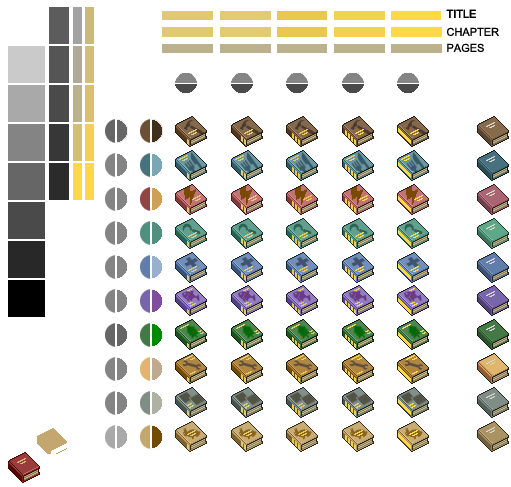
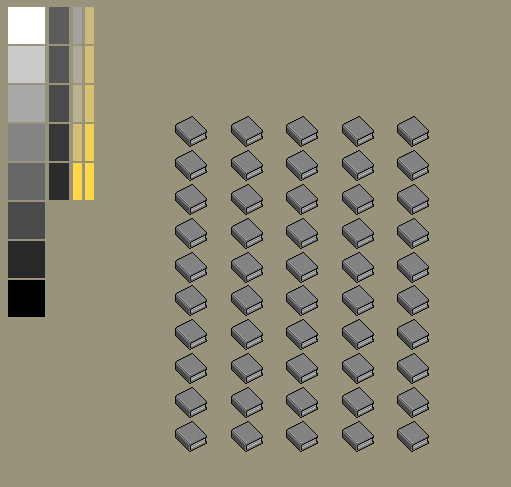
Before/after of a 511 × 487 layered artwork. What changed in the layer stack:
added group "Final Renders" with 1 layers above "borders - black" over (175, 116, 429, 452)
renamed "counter bars" to "borders - black", moved it out of group "Design 2", painted on it over (162, 27, 499, 452)
removed group "Design 2" (13 layers) over (8, 7, 499, 454)
renamed "pages colorize" to "Pgs - Rice", hid it, moved it into group "PAGES" over (162, 43, 484, 449)
added group "CHAPTERS - D2 (Spine)" with 2 layers above "TITLES - D1 (Simple)" over (162, 27, 499, 450)
renamed "og titles normal" to "2 gold", moved it into group "TITLES - D2 (Nifty)" over (162, 9, 476, 436)
renamed "cover - colors" to "Color - 2A", moved it into group "COLOR - D2-A (Logos)", painted on it over (37, 117, 428, 454)
removed group "Selective Darkening" (1st of 2, in "Design 2") (4 layers) from group "Design 2" over (105, 73, 428, 451)
renamed "row - cover" to "Dark - 2A - Row", moved it into group "COLOR - D2-A (Logos)", painted on it over (105, 117, 428, 451)
renamed "col - cover" to "Dark 2A - Col", moved it into group "COLOR - D2-A (Logos)" over (175, 73, 428, 451)
renamed "logos - color" to "Color - 2B", moved it into group "COLOR - D2-A (Logos)", painted on it over (152, 119, 427, 449)
renamed "row - logso" to "Dark 2B - Row", moved it into group "COLOR - D2-A (Logos)", painted on it over (117, 119, 427, 449)
renamed "col - logos" to "Dark - 2B - Col", moved it into group "COLOR - D2-A (Logos)" over (175, 84, 427, 440)
renamed "Texture Greyscale" to "__TEXTURE__grayscale", moved it out of group "Design 2" over (8, 7, 428, 451)
renamed "Covers" to "cover texture", moved it above "page texture" over (8, 7, 428, 451)
showed "bg", moved it above "backups and unused elements" over (0, 0, 511, 487)
hid group "backups and unused elements" (54 layers) over (118, 49, 428, 451)
hid "original book reference" over (8, 116, 509, 483)
…and 1 more changes (1 blend, 1 renamed, 1 visibility)
